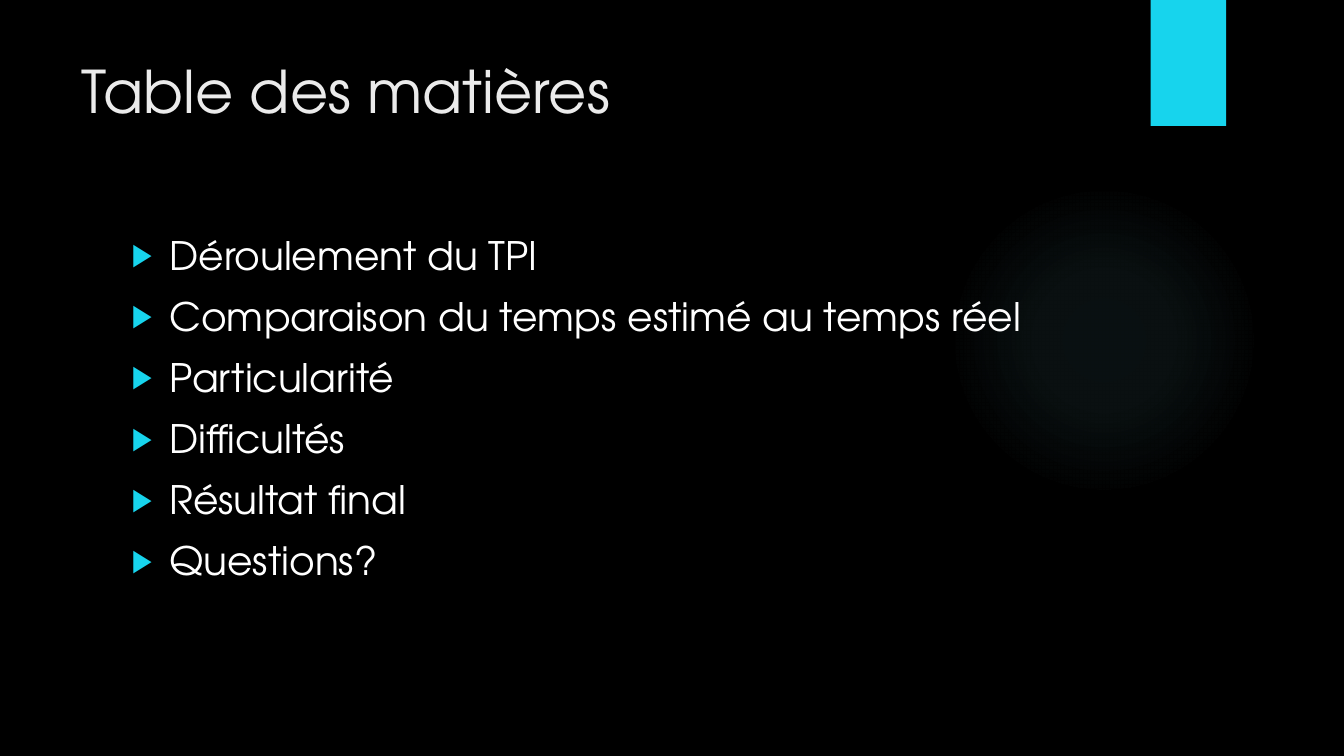
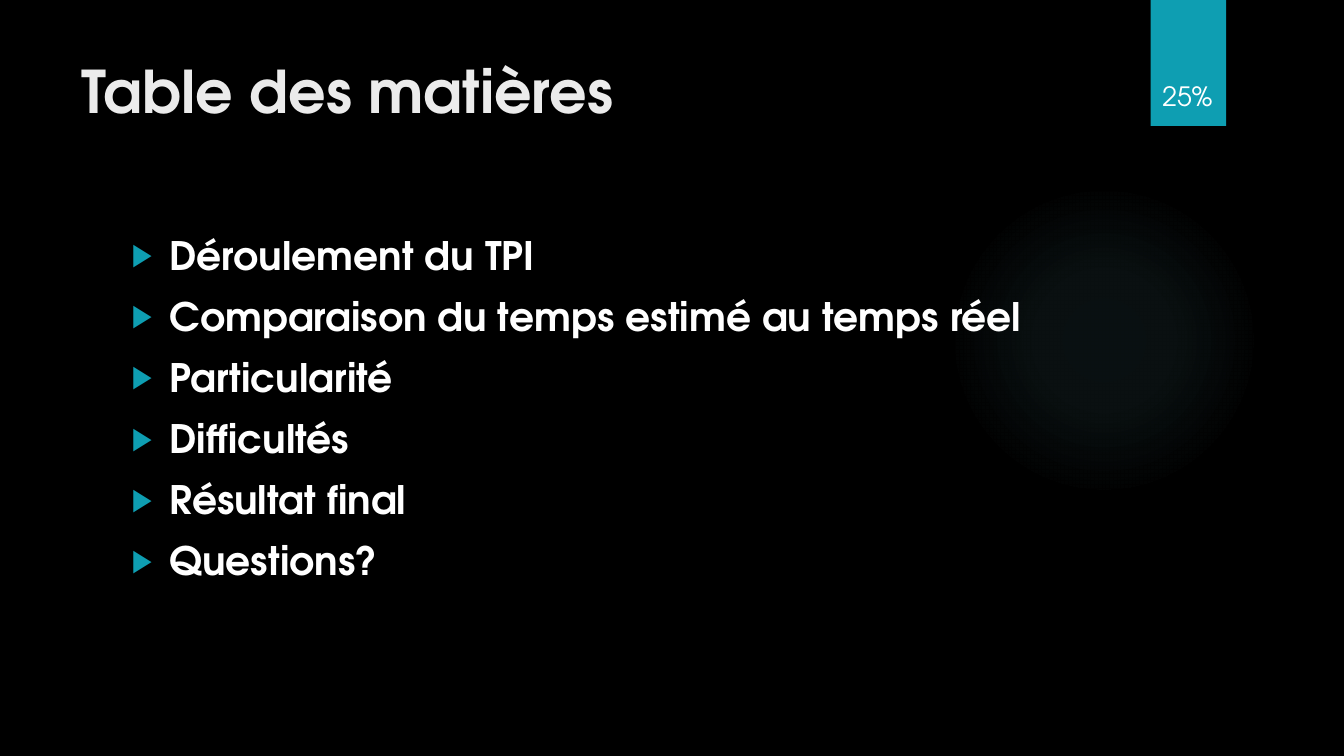
Before and after one commit to Daxank/TPI, a slide deck: slide 2 of TPI_Multiplix_presentation.pptx. Drawn at 1344x756 pixels with LibreOffice and Linux fonts; fonts in the diff are those of the drawing; background and template pictures are left out. Boxes give left, top, right and bottom in pixels: in the first picture for what was removed or moved away, otherwise in the second. Text is boxed around its words. In the diff, an @@ line names an element or a change of style, - is before the commit and + after.

```diff
--- a/TPI_Multiplix_presentation.pptx
+++ b/TPI_Multiplix_presentation.pptx
@@ rectangle at (x1=1150, y1=0, x2=1226, y2=126): fill #17D4ED to #0E9EB2 @@
@@ title "Table des matières" at (x1=81, y1=65, x2=613, y2=114): bold on @@
@@ page number added at (x1=1162, y1=86, x2=1212, y2=107), 19 pt, text #FFFFFF @@
+25%
@@ text "Déroulement du TPI" at (x1=170, y1=238, x2=1021, y2=576): bold on; bullet colour #17D4ED to #0E9EB2 @@
```
Also in this commit, not shown: 1 other slide changed, 6 slides added.
